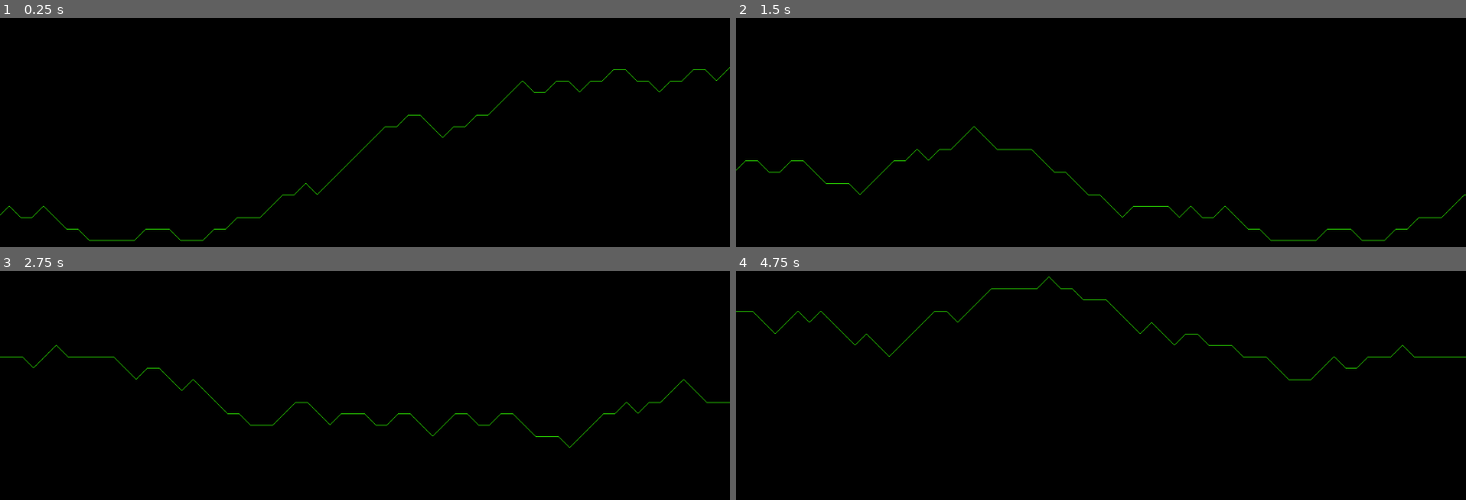
Above: before the commit, frames 1-4 (two rows, left to right).
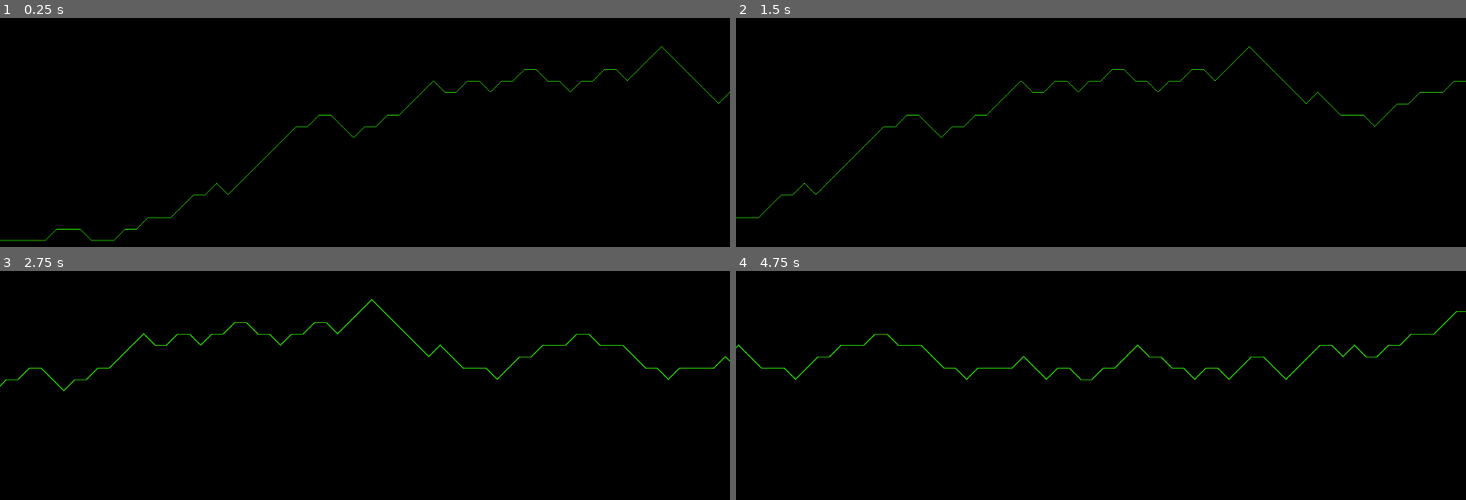
Above: after the commit, the same moments.

Repository: andrew-wilkes/godotia
Game: Godot game, scene res://Main.tscn
Two runs of this game, one before a commit and one after it. Both use one fixed random seed, a clock stepped at 60 frames per second and the inputs below.
Inputs:
- Up to frame 1 (0.25 s): no input
- Up to frame 2 (1.5 s): hold Right (ui_right) 0.53-1.28 s; hold Left (ui_left) from 1.28 s (still down)
- Up to frame 3 (2.75 s): release Left (ui_left) at 2.03 s; hold Right (ui_right) from 2.03 s (still down)
- Up to frame 4 (4.75 s): release Right (ui_right) at 3.53 s; hold Left (ui_left) from 3.53 s (still down)

The runs differ from the first frame. In frame 1, 1.2% of the frame differs, in the area x 0-100%, y 12-98%; in frame 2, 1.3%; in frame 3, 1.5%, in the area x 0-100%, y 11-78%; in frame 4, 1.4%.

Commit message:
Keyboard control of terrain scrolling.

Diff:
--- a/Main.gd
+++ b/Main.gd
@@ -1,8 +1,15 @@
 extends Node2D
+
+const THRUST = 500
+const MAX_SPEED = 500
 
 var background
 var terrain
 var scroll_position = 0
+var game_speed = 0
+var scroll_speed = 0
+var player_speed = 0
+var player_pos = Vector2(0, 0) # Relative to center of viewport
 
 func _ready():
 	background = $ParallaxBackground
@@ -11,5 +18,14 @@
 
 
 func _process(delta):
-	scroll_position += delta * 500
+	process_inputs(delta)
+	scroll_speed = game_speed - player_speed
+	scroll_position += scroll_speed * delta
 	background.scroll_offset.x = scroll_position
+
+
+func process_inputs(delta):
+	if Input.is_action_pressed("ui_left"):
+		game_speed = clamp(game_speed + THRUST * delta, -MAX_SPEED, MAX_SPEED)
+	if Input.is_action_pressed("ui_right"):
+		game_speed = clamp(game_speed - THRUST * delta, -MAX_SPEED, MAX_SPEED)
